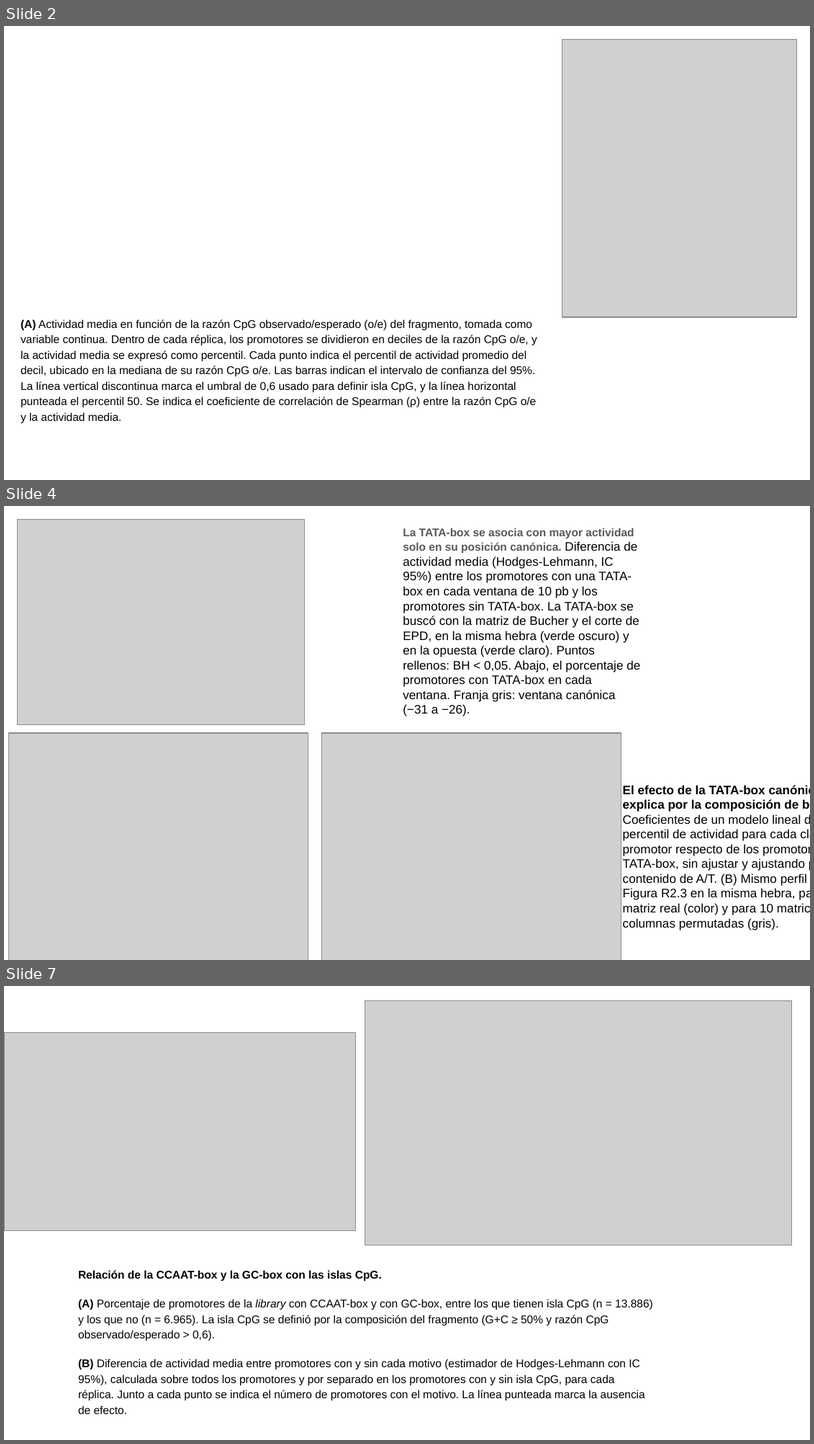
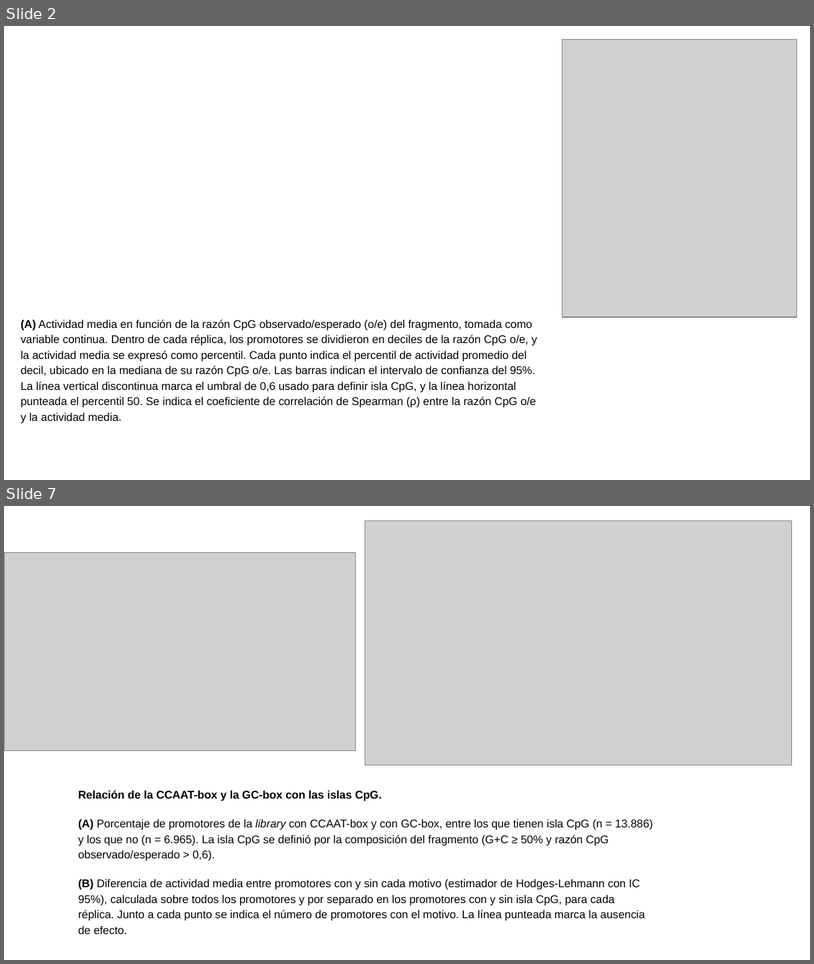
Before and after one commit to martin-iungman/TesisDoc, a slide deck: docs/Fig R2.pptx. Shown one above the other, each under a label of ours: slides 2, 4 and 7 before the commit, slides 2 and 7 after it; the slides between them are not shown. The pictures are 814x1444 and 814x964 pixels, drawn with LibreOffice and Linux fonts; fonts in the diff are those of the drawing; grey boxes stand for pictures. Boxes give left, top, right and bottom in pixels: in the first picture for what was removed or moved away, otherwise in the second. Text is boxed around its words. In the diff, an @@ line names an element or a change of style, - is before the commit and + after.

```diff
--- a/docs/Fig R2.pptx
+++ b/docs/Fig R2.pptx
@@ slide 4 removed at [4,506,810,960], background #FFFFFF @@
@@ picture removed at [18,520,305,725] @@
@@ text removed at [403,528,640,716] @@
-La TATA-box se asocia con mayor actividad solo en su posición canónica. Diferencia de actividad media (Hodges-Lehmann, IC 95%) entre los promotores con una TATA-box en cada ventana de 10 pb y los promotores sin TATA-box. La TATA-box se buscó con la matriz de Bucher y el corte de EPD, en la misma hebra (verde oscuro) y en la opuesta (verde claro). Puntos rellenos: BH < 0,05. Abajo, el porcentaje de promotores con TATA-box en cada ventana. Franja gris: ventana canónica (−31 a −26).
@@ picture removed at [9,733,309,960] @@
@@ picture removed at [322,733,622,960] @@
@@ text removed at [623,785,808,930] @@
-El efecto de la TATA-box canónica no se explica por la composición de bases. (A) Coeficientes de un modelo lineal del percentil de actividad para cada clase de promotor respecto de los promotores sin TATA-box, sin ajustar y ajustando por el contenido de A/T. (B) Mismo perfil de la Figura R2.3 en la misma hebra, para la matriz real (color) y para 10 matrices con las columnas permutadas (gris).
```
Also in this commit, not shown: 1 slide changed, 3 slides added, 2 other slides removed.
